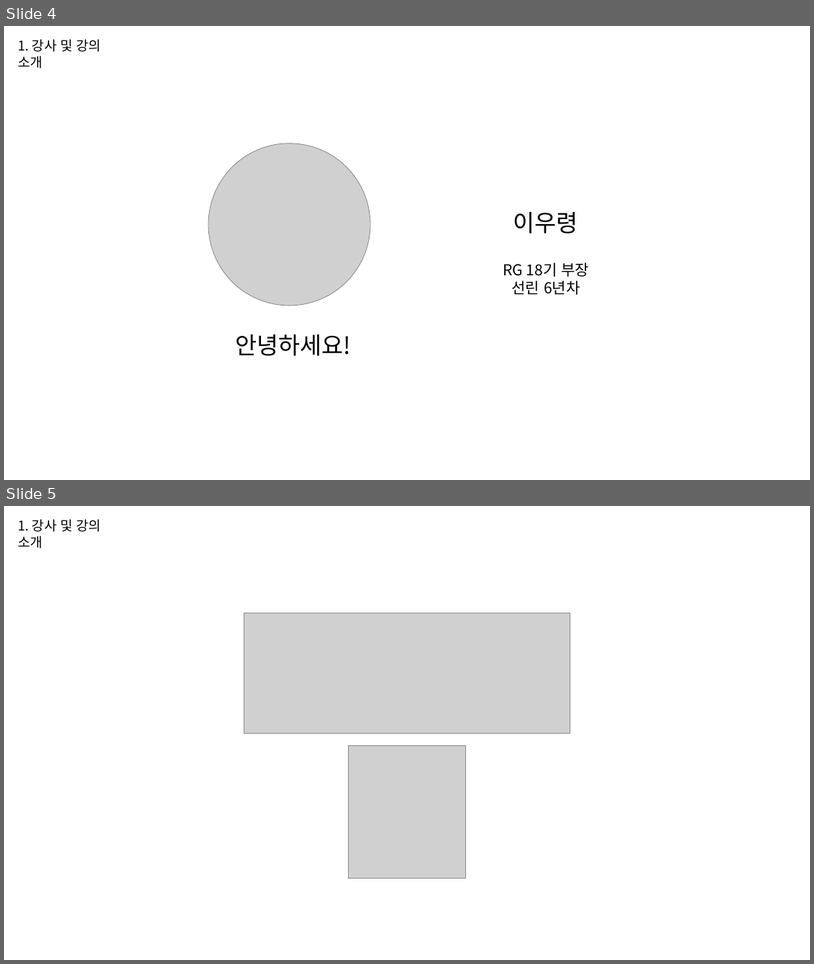
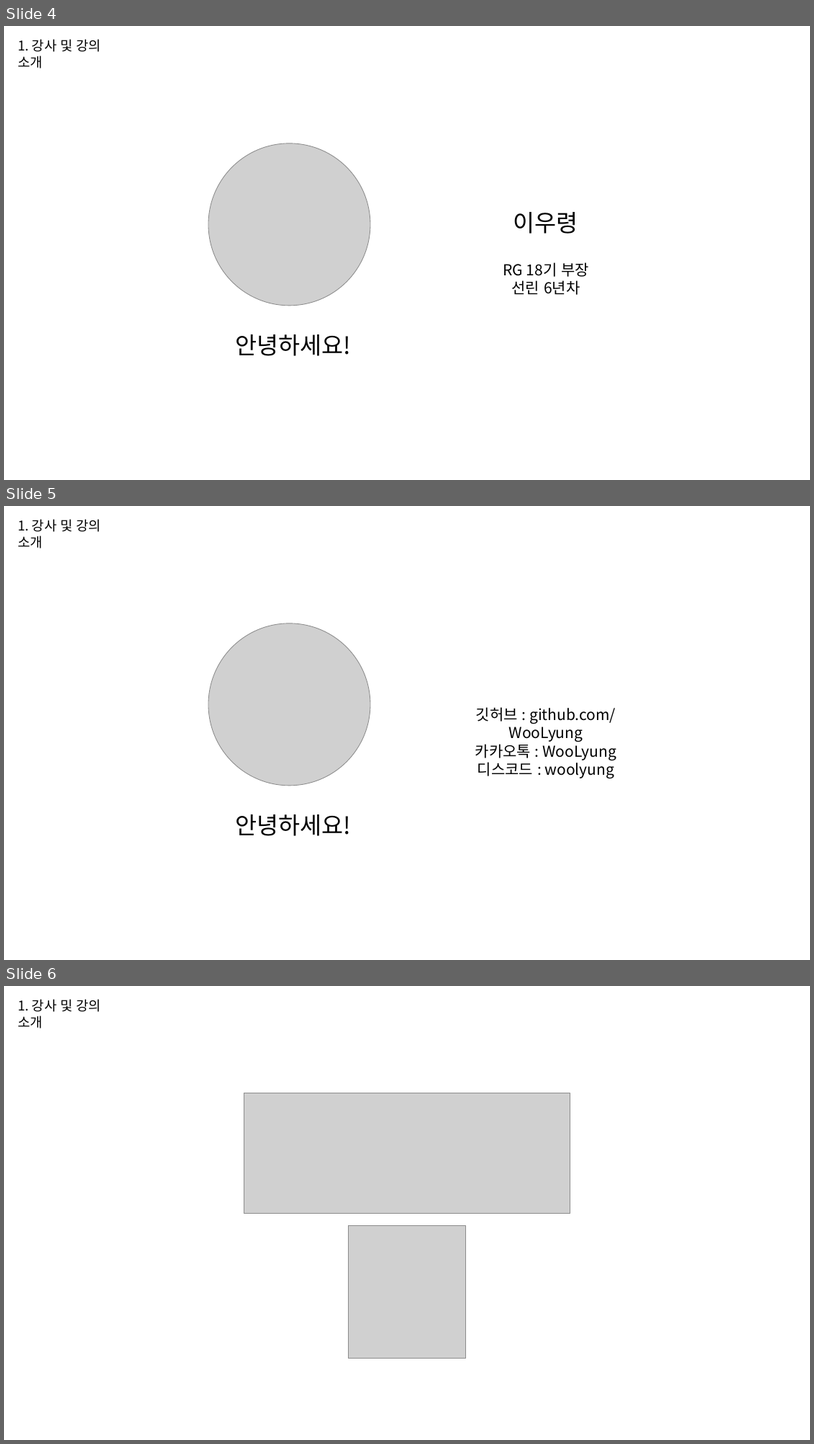
Before and after one commit to WooLyung/2023-Unity-CSharp, a slide deck: 1. C# 기초.pptx. Shown one above the other, each under a label of ours: slides 4 and 5 before the commit, slides 4, 5 and 6 after it. The pictures are 814x964 and 814x1444 pixels, drawn with LibreOffice and Linux fonts; fonts in the diff are those of the drawing; grey boxes stand for pictures. Boxes give left, top, right and bottom in pixels: in the first picture for what was removed or moved away, otherwise in the second. Text is boxed around its words. In the diff, an @@ line names an element or a change of style, - is before the commit and + after.

```diff
--- a/1. C# 기초.pptx
+++ b/1. C# 기초.pptx
@@ slide 5 added at (x1=4, y1=506, x2=810, y2=960), background #FFFFFF @@
@@ text added at (x1=18, y1=519, x2=101, y2=548), 16 pt, text #000000 @@
+1. 강사 및 강의 소개
@@ picture added at (x1=208, y1=623, x2=370, y2=785) @@
@@ text added at (x1=476, y1=707, x2=617, y2=778), 18 pt, text #000000 @@
+깃허브 : github.com/WooLyung
+카카오톡 : WooLyung
+디스코드 : woolyung
@@ text added at (x1=235, y1=814, x2=351, y2=836), 28 pt, text #000000 @@
+안녕하세요!
@@ what was slide 5 is now slide 6 @@
```
Also in this commit, not shown: 10 slides changed, 7 other slides added.
